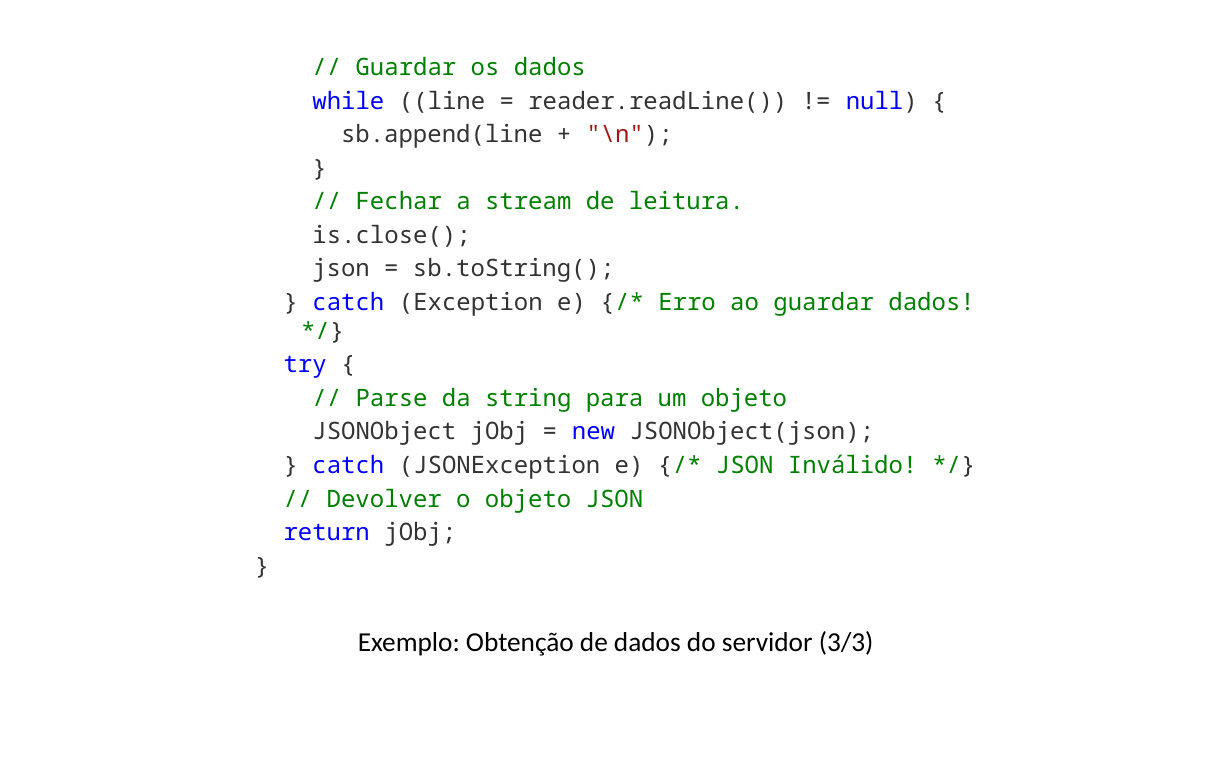
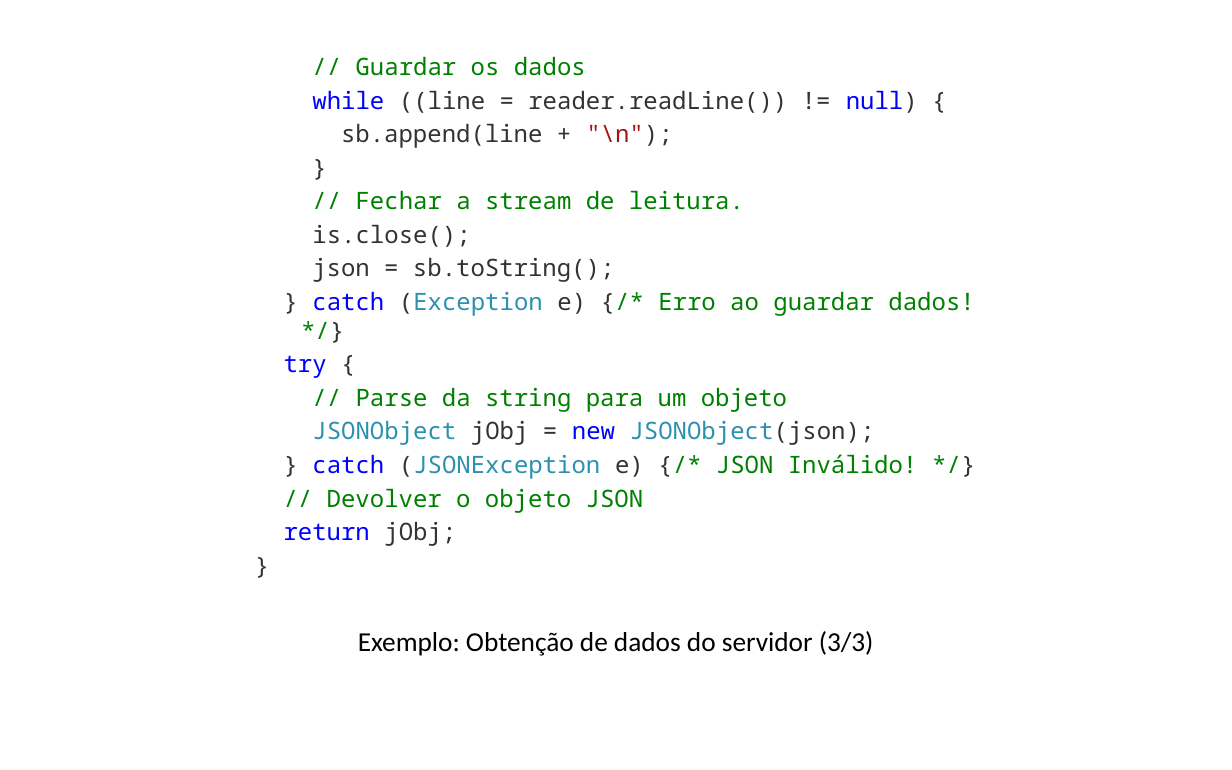
Before and after one commit to iptomar/letrinhas_si, a slide deck: slide 19 of Apresentacoes/v01.pptx. Drawn at 1232x770 pixels with LibreOffice and Linux fonts; fonts in the diff are those of the drawing; background and template pictures are left out. Boxes give left, top, right and bottom in pixels: in the first picture for what was removed or moved away, otherwise in the second. Text is boxed around its words. In the diff, an @@ line names an element or a change of style, - is before the commit and + after.

```diff
--- a/Apresentacoes/v01.pptx
+++ b/Apresentacoes/v01.pptx
@@ text at (312,291,974,479): text colour #333333 to #2B91AF in "(Exception", "JSONObject JSONObject(json);", "(JSONException" @@
```
Also in this commit, not shown: 10 other slides changed, 1 other file.
